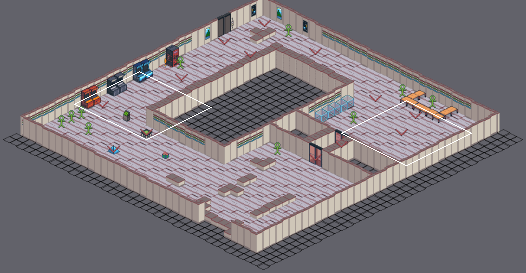
Tiled map -- scratch/test2.tmx. Above, an overview of the earlier version with the close-up marked.
Close-up. Before:
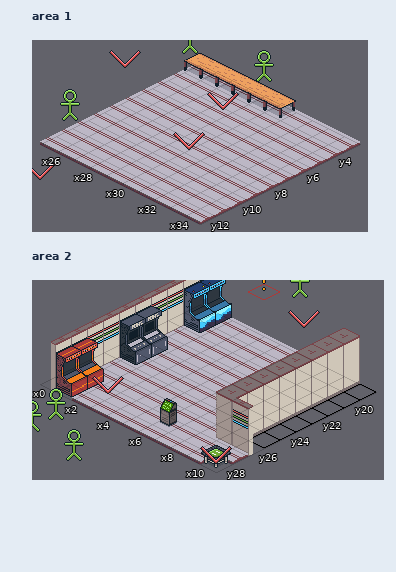
Cells are 32x16 px. Isometric: x runs down to the right, y down to the left. Shown: area 1 x 25..34, y 3..12; area 2 x 0..10, y 19..28. The commit also changed other parts of the map, which this record leaves out. Tiles whose own drawing changed are shown in their newer look in all pictures.
The result:
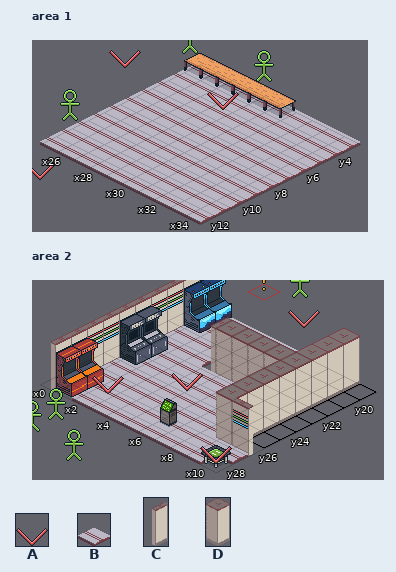
Key: from "control": A 1; from "floors": B 1; from "walls": C 0, D 15.
_ is an empty cell.
Objects are placed by the point they stand on, in cells (3,4 is the top-left corner of cell 3,4); size is 1x1 cell unless given.
Tiles replaced or removed in this view: B.
Diff:
Changed rows in their new state; . is an unchanged cell.
Layer "Objects", area 1:
changed: A "MarkerPlayer" at 30,8.7 size 1x2 -> outside this view
Layer "Tiles", area 2:
first column x 4:
22 CDDDD
Layer "Objects", area 2:
changed: outside this view -> A "MarkerPlayer" at 5,24.8 size 1x2
Boxes around the changes in both close-ups, in picture pixels (x1, y1, x2, y2):
old place: (173, 132, 205, 150)
changed: (171, 317, 296, 391)
